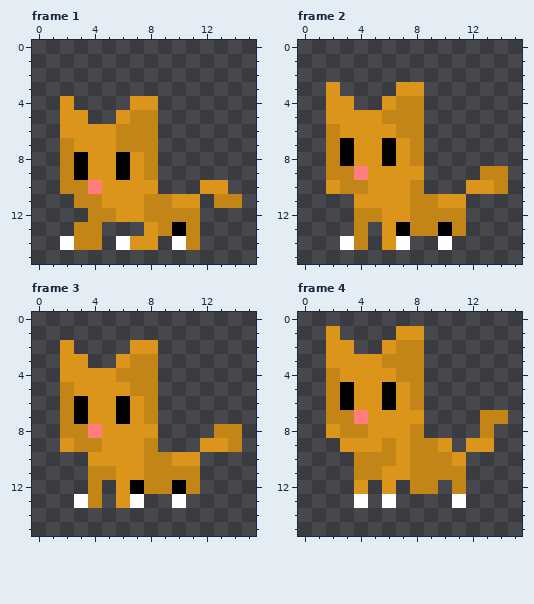
Edited in one commit: pixel-art file (Assets/Sprites/Cat/Cat_Brown/cat_waking_up.aseprite). The picture above is the old version.
16x16 pixels, 4 frames. Shown: frame 1, frame 2, frame 3, frame 4.
The same view after the edit:
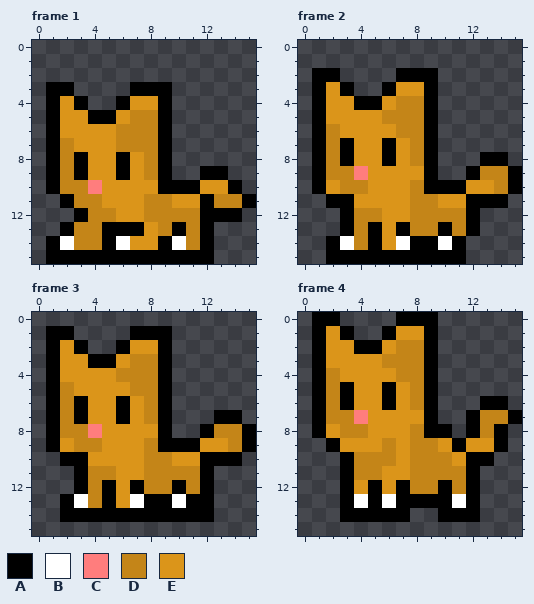
Palette (. is transparent): A #000000  B #ffffff  C #ff7d7d  D #c48518  E #db951a
Edits made:
Changed rows in their new state; - is an unchanged pixel.
Frame 1:
first column x 1:
 3 AA----AAA------
 4 A-A--A--A------
 5 A--AA---A------
 6 A-------A------
 7 A-------A------
 8 A-------A------
 9 A-------A--AA--
10 A-------AAA--A-
11 -A---------A--A
12 --A--------AAA-
13 -A--AAA----A---
14 A---A---A--A---
15 AAAAAAAAAAAA---
Frame 2:
first column x 1:
 2 AA----AAA------
 3 A-A--A--A------
 4 A--AA---A------
 5 A-------A------
 6 A-------A------
 7 A-------A------
 8 A-------A---AA-
 9 A-------A--A--A
10 A-------AAA---A
11 -AA--------AAA-
12 --A--------A---
13 --A-A------A---
14 -A--A--AA-A----
15 -AAAAAAAAAA----
Frame 3:
first column x 1:
 1 AA----AAA------
 2 A-A--A--A------
 3 A--AA---A------
 4 A-------A------
 5 A-------A------
 6 A-------A------
 7 A-------A---AA-
 8 A-------A--A--A
 9 A-------AAA---A
10 -AA--------AAA-
11 --A--------A---
12 --A-A------A---
13 -A--A--AA-AA---
14 -AAAAAAAAAAA---
Frame 4:
first column x 1:
 0 AA----AAA------
 1 A-A--A--A------
 2 A--AA---A------
 3 A-------A------
 4 A-------A------
 5 A-------A------
 6 A-------A---AA-
 7 A-------A--A--A
 8 A-------AA-A-A-
 9 -A--------A--A-
10 --A--------AA--
11 --A--------A---
12 --A-A-A--A-A---
13 --A-A-AAAA-A---
14 --AAAAA--AAA---
